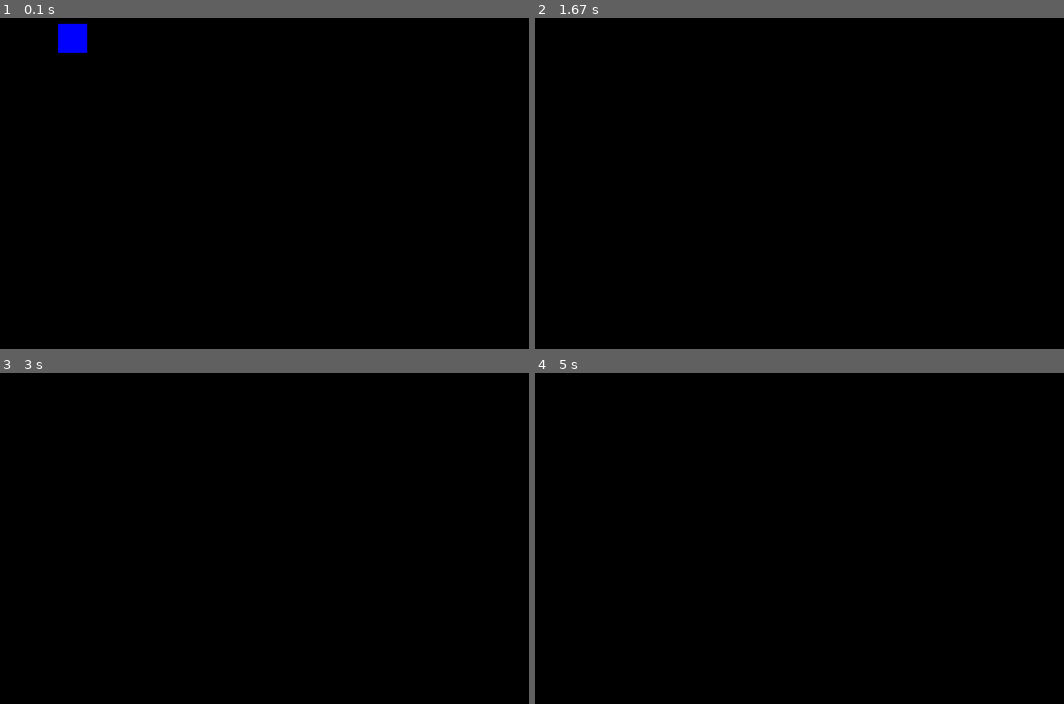
Above: before the commit, frames 1-4 (two rows, left to right).
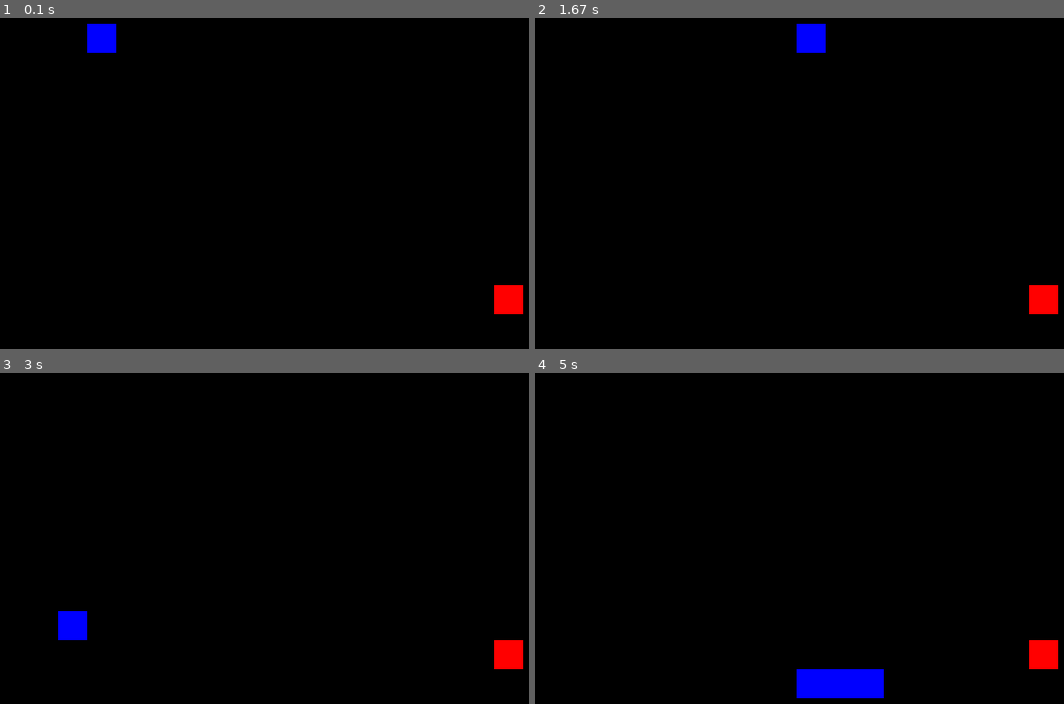
Above: after the commit, the same moments.

Repository: IAya-py/pygame-games
Game: pygame game, started from game.py
The game is run twice, just before and just after one commit, with the same random seed, the same clock (stepped at 60 frames per second) and the same inputs.
Inputs:
- Up to frame 1 (0.1 s): no input
- Up to frame 2 (1.67 s): hold Right 0.33-0.8 s; hold Up 0.83-1.3 s; hold Right from 1.33 s (still down)
- Up to frame 3 (3 s): release Right at 1.8 s; hold Left 1.83-2.37 s; hold Down 2.4-2.7 s; hold Left from 2.73 s (still down)
- Up to frame 4 (5 s): release Left at 3.13 s; hold Up 3.17-3.53 s; tap A at 3.32, 4.78 s; hold Right 3.57-4.2 s; hold Down 4.23-4.6 s; hold Left from 4.63 s (still down)

The runs differ from the first frame. In frame 1, 1.4% of the frame differs, in the area x 10-99%, y 1-90%; in frame 2, 1.0%; in frame 3, 1.0%; in frame 4, 1.9%, in the area x 49-99%, y 80-99%.

Commit message:
Added wall collision

Diff:
--- a/food.py
+++ b/food.py
@@ -1,17 +1,8 @@
 import pygame
 from snake import *
-
-snake = Snake()
+import random
 
 class Food:
-    x = 0
-    y = 0
-
-    step = 44
-
-    def __init__(self, x, y)
-        self.x = x
-        self.y = y
-
-    def draw(self, surface, image):
-        surface.blit(image, (self.x, self.y))
+    def __init__(self):
+        self.x = random.randint(0, 19) * 30
+        self.y = random.randint(0, 19) * 30
--- a/game.py
+++ b/game.py
@@ -3,11 +3,12 @@
 import random
 from color import *
 from snake import Snake
+from food import Food
 
 HEIGHT = 600
 WIDTH = 600
 
-FPS = 12
+FPS = 24
 
 pygame.init()
 screen = pygame.display.set_mode((WIDTH, HEIGHT))
@@ -15,15 +16,12 @@
 clock = pygame.time.Clock()
 
 snake = Snake(screen, 50, 50)
+food = Food()
 
 running = True
-x = 1
+
 while running:
-    print(x)
-    x += 1
     clock.tick(FPS)
-
-
 
     for event in pygame.event.get():
         if event.type == pygame.QUIT:
@@ -52,11 +50,16 @@
 
     snake.update()
 
+    [hx, hy] = snake.pieces[0]
 
+    if hx < 0 or hy < 0 or hx > HEIGHT-1 or hy > WIDTH-1:
+        snake.reset()
 
     screen.fill(BLACK)
-    for z in snake.pieces:
-        pygame.draw.rect(screen, BLUE, (z[0], z[1], 30, 30 ))
+    print(food.x, food.y)
+    pygame.draw.rect(screen, RED, (food.x, food.y, 30, 30))
+    for piece in snake.pieces:
+        pygame.draw.rect(screen, BLUE, (piece[0], piece[1], 30, 30 ))
 
     pygame.display.flip()
 
--- a/snake.py
+++ b/snake.py
@@ -4,9 +4,13 @@
 class Snake:
 
     def __init__(self, x, y, screen):
-        self.pieces = [[30, 30]]
         self.x = x
         self.y = y
+        self.reset()
+
+    def reset(self):
+        self.pieces = []
+        self.pieces.append([30, 30])
         self.movement = 2
 
     def update(self):
@@ -47,14 +51,23 @@
 
 
     def move(self, keyPress):
+
         if keyPress == 'up':
+            if self.movement == 4:
+                return
             self.movement = 1
 
         elif keyPress == 'right':
+            if self.movement == 3:
+                return
             self.movement = 2
 
         elif keyPress == 'left':
+            if self.movement == 2:
+                return
             self.movement = 3
 
         elif keyPress == 'down':
+            if self.movement == 1:
+                return
             self.movement = 4
